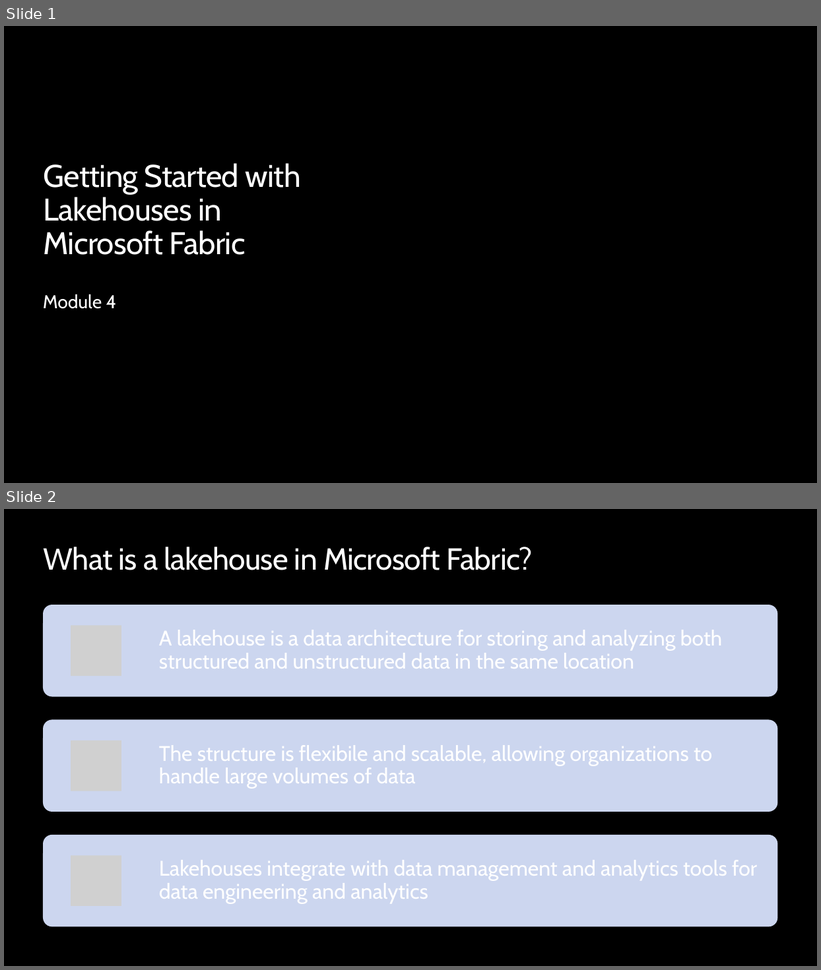
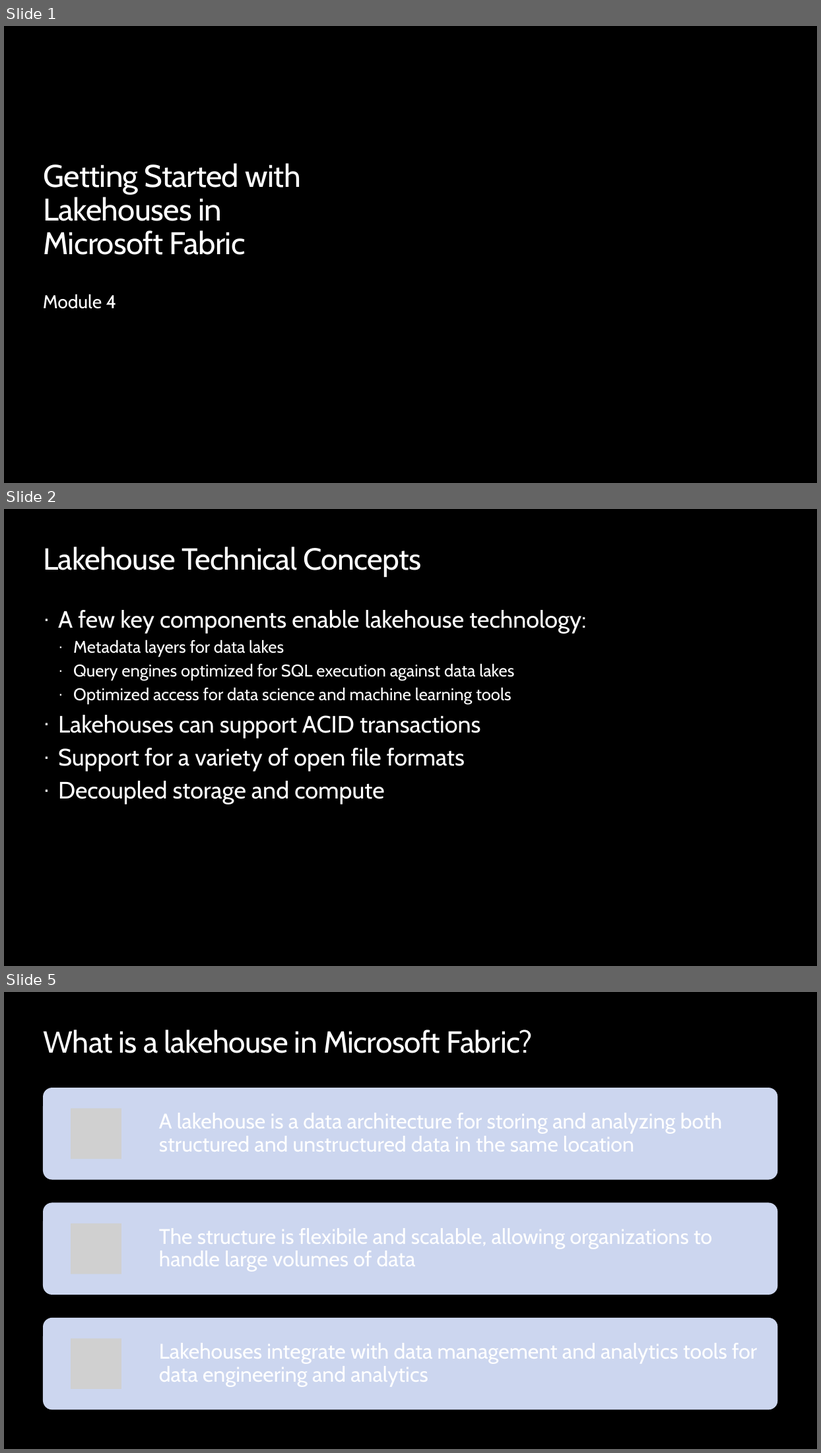
Before and after one commit to opsgility/fabric, a slide deck: slides/Dantoni-Opsgility-MSFabric-Module4.pptx. Shown one above the other, each under a label of ours: slides 1 and 2 before the commit, slides 1, 2 and 5 after it; the slides between them are not shown. The pictures are 821x970 and 821x1453 pixels, drawn with LibreOffice and Linux fonts; fonts in the diff are those of the drawing; grey boxes stand for pictures; background and template pictures are left out. Boxes give left, top, right and bottom in pixels: in the first picture for what was removed or moved away, otherwise in the second. Text is boxed around its words. In the diff, an @@ line names an element or a change of style, - is before the commit and + after.

```diff
--- a/slides/Dantoni-Opsgility-MSFabric-Module4.pptx
+++ b/slides/Dantoni-Opsgility-MSFabric-Module4.pptx
@@ slide 2 added at <box>4,509,817,966</box>, background #000000 @@
@@ title added at <box>43,547,421,577</box>, 36 pt, text #FFFFFF @@
+Lakehouse Technical Concepts
@@ text added at <box>58,610,586,805</box>, 28 pt, text #FFFFFF @@
+· A few key components enable lakehouse technology:
+  · Metadata layers for data lakes
+  · Query engines optimized for SQL execution against data lakes
+  · Optimized access for data science and machine learning tools
+· Lakehouses can support ACID transactions
+· Support for a variety of open file formats
+· Decoupled storage and compute
@@ what was slide 2 is now slide 5 @@
```
Also in this commit, not shown: 2 slides changed, 2 other slides added.
